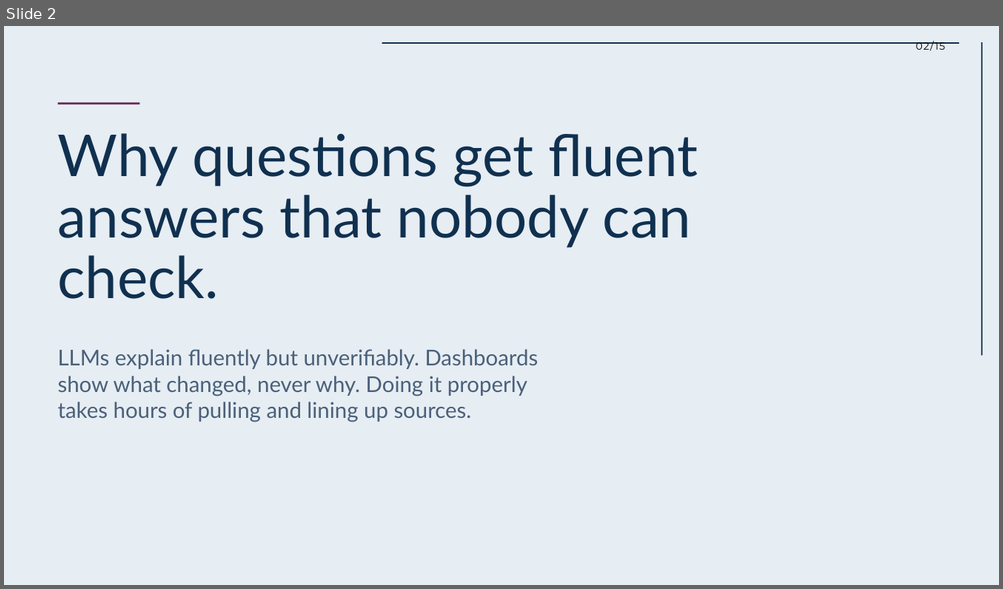
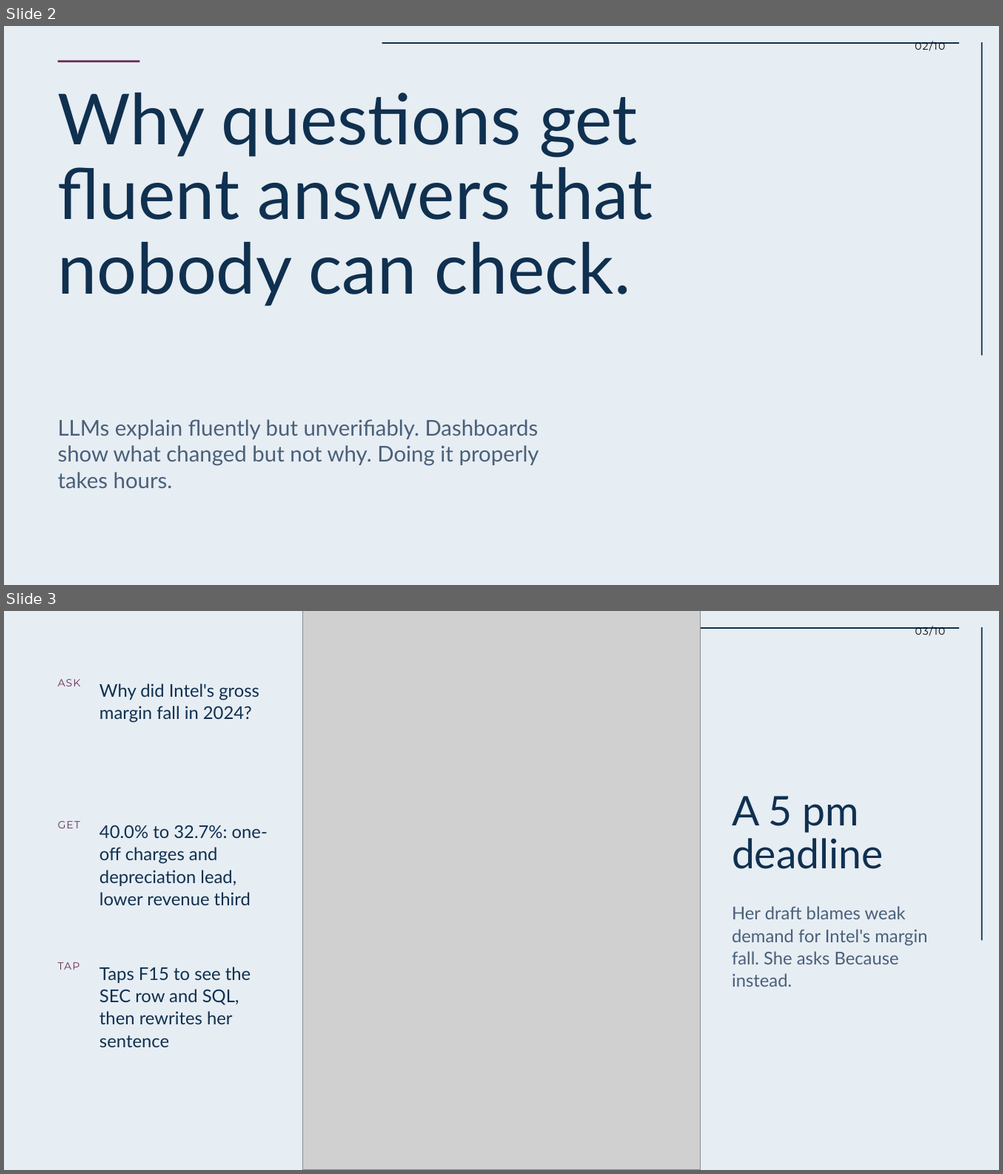
Before and after one commit to OlsOls4/because, a slide deck: docs/deck/Because-deck.pptx. Shown one above the other, each under a label of ours: slide 2 before the commit, slides 2 and 3 after it. The pictures are 1003x589 and 1003x1174 pixels, drawn with LibreOffice and Linux fonts; fonts in the diff are those of the drawing; grey boxes stand for pictures. Boxes give left, top, right and bottom in pixels: in the first picture for what was removed or moved away, otherwise in the second. Text is boxed around its words. In the diff, an @@ line names an element or a change of style, - is before the commit and + after.

Commit message:
Deck v2 (10 slides): user story, live Zetaris run 39949595787, federated JOIN finding, eval incl. failures, NIM, live-site screenshots; README screenshot

```diff
--- a/docs/deck/Because-deck.pptx
+++ b/docs/deck/Because-deck.pptx
@@ slide 3 added at bbox=[4, 611, 999, 1170], background #E6EDF3 @@
@@ picture added at bbox=[302, 611, 700, 1170] @@
@@ rectangle added at bbox=[382, 627, 959, 629], fill #10304F @@
@@ text added at bbox=[915, 626, 945, 636], 10 pt, text #000000 @@
+03/10
@@ rectangle added at bbox=[981, 627, 982, 941], fill #10304F @@
@@ text added at bbox=[58, 679, 81, 686], 10 pt, text #6B2A55 @@
+ASK
@@ text added at bbox=[99, 684, 259, 723], 17 pt, text #10304F @@
+Why did Intel's gross margin fall in 2024?
@@ text added at bbox=[731, 796, 883, 869], 39.4 pt, text #10304F @@
+A 5 pm deadline
@@ text added at bbox=[58, 821, 80, 829], 10 pt, text #6B2A55 @@
+GET
@@ text added at bbox=[99, 825, 267, 906], 17 pt, text #10304F @@
+40.0% to 32.7%: one-off charges and depreciation lead, lower revenue third
@@ text added at bbox=[731, 906, 927, 987], 17 pt, text #4A6079 @@
+Her draft blames weak demand for Intel's margin fall. She asks Because instead.
@@ text added at bbox=[58, 963, 80, 970], 10 pt, text #6B2A55 @@
+TAP
@@ text added at bbox=[99, 967, 250, 1048], 17 pt, text #10304F @@
+Taps F15 to see the SEC row and SQL, then rewrites her sentence
@@ slide 2 changed as well @@
@@ text at bbox=[914, 42, 945, 51]: text changed @@
-02/15
+02/10
@@ rectangle: place and size @@
-rectangle at bbox=[58, 103, 140, 105]
+rectangle at bbox=[58, 60, 140, 62]
@@ text "Why questions get fluent answers ...": place and size @@
-text "Why questions get fluent answers ..." at bbox=[58, 133, 697, 299]
+text "Why questions get fluent answers ..." at bbox=[58, 93, 653, 306]
@@ text "Why questions get fluent answers ..." at bbox=[58, 93, 653, 306]: size 55.8 to 68 pt @@
@@ text at bbox=[58, 420, 539, 488]: text changed @@
-LLMs explain fluently but unverifiably. Dashboards show what changed, never why. Doing it properly takes hours of pulling and lining up sources.
+LLMs explain fluently but unverifiably. Dashboards show what changed but not why. Doing it properly takes hours.
```
Also in this commit, not shown: 2 other slides changed, 6 other slides added, 12 slides removed, 4 other files.
